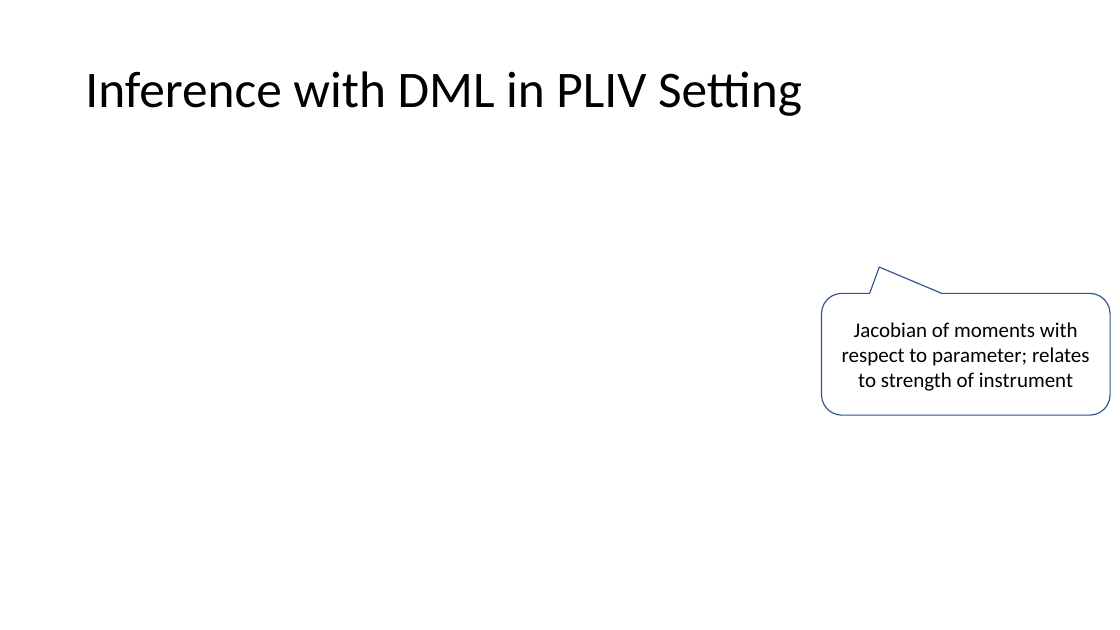
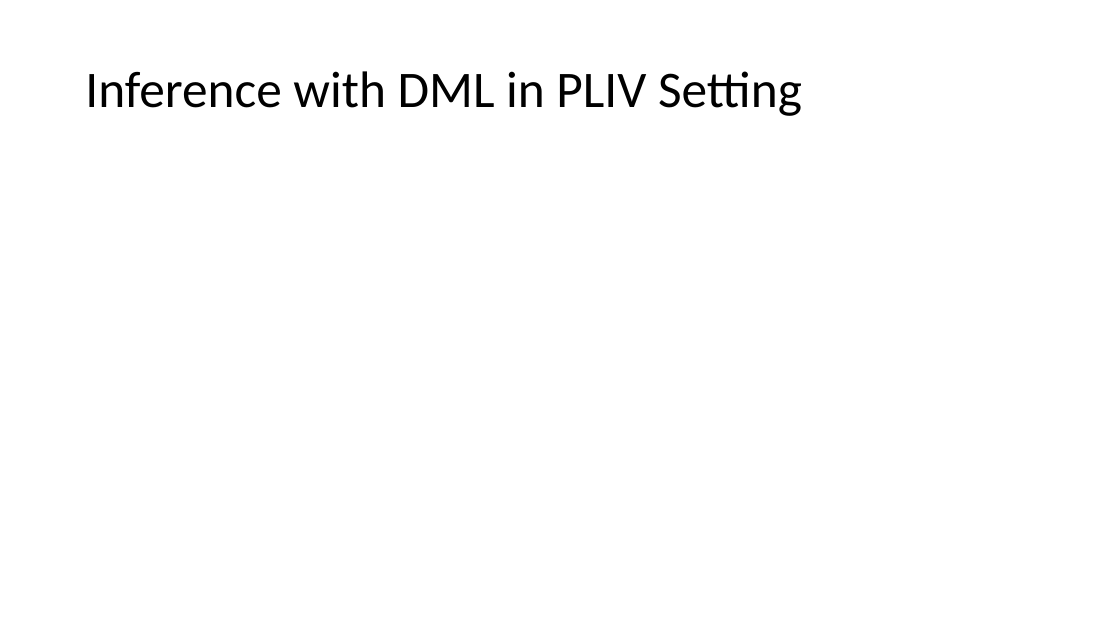
Before and after one commit to stanford-msande228/winter24, a slide deck: slide 35 of assets/presentations/MSANDE228_Lecture15_Unobserved_Confounding_and_Instruments.pptx (slide 32 before the commit). Drawn at 1120x630 pixels with LibreOffice and Linux fonts; fonts in the diff are those of the drawing; grey boxes stand for pictures. Boxes give left, top, right and bottom in pixels: in the first picture for what was removed or moved away, otherwise in the second. Text is boxed around its words. In the diff, an @@ line names an element or a change of style, - is before the commit and + after.

```diff
--- a/assets/presentations/MSANDE228_Lecture15_Unobserved_Confounding_and_Instruments.pptx
+++ b/assets/presentations/MSANDE228_Lecture15_Unobserved_Confounding_and_Instruments.pptx
@@ rounded speech box removed at <box>822,293,1111,415</box> @@
-Jacobian of moments with respect to parameter; relates to strength of instrument
```
Also in this commit, not shown: 5 slides added, 1 slide removed.
